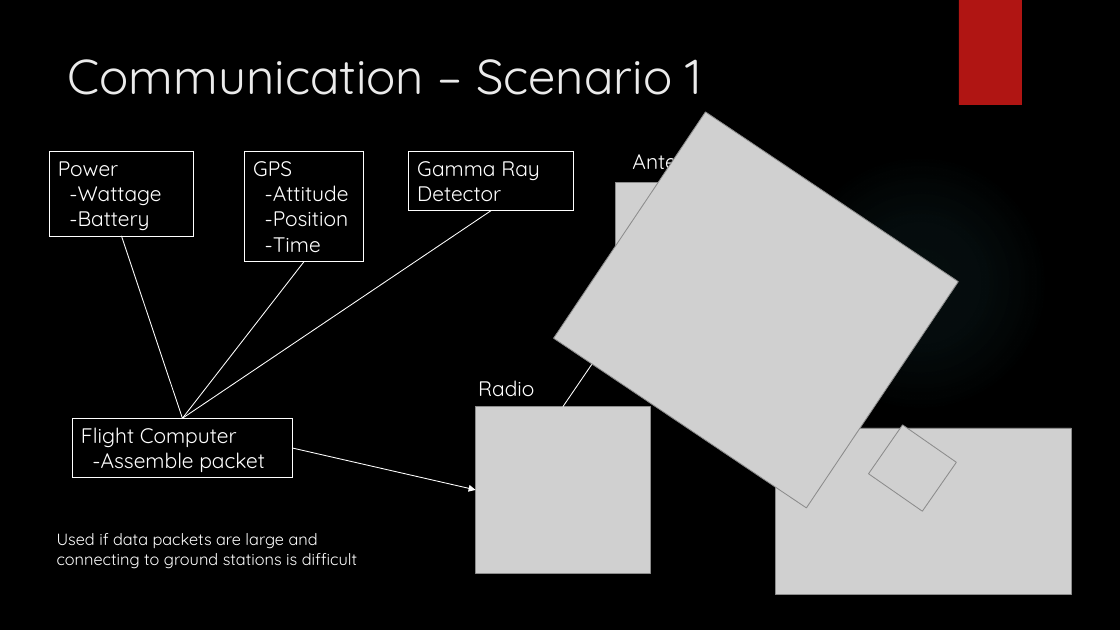
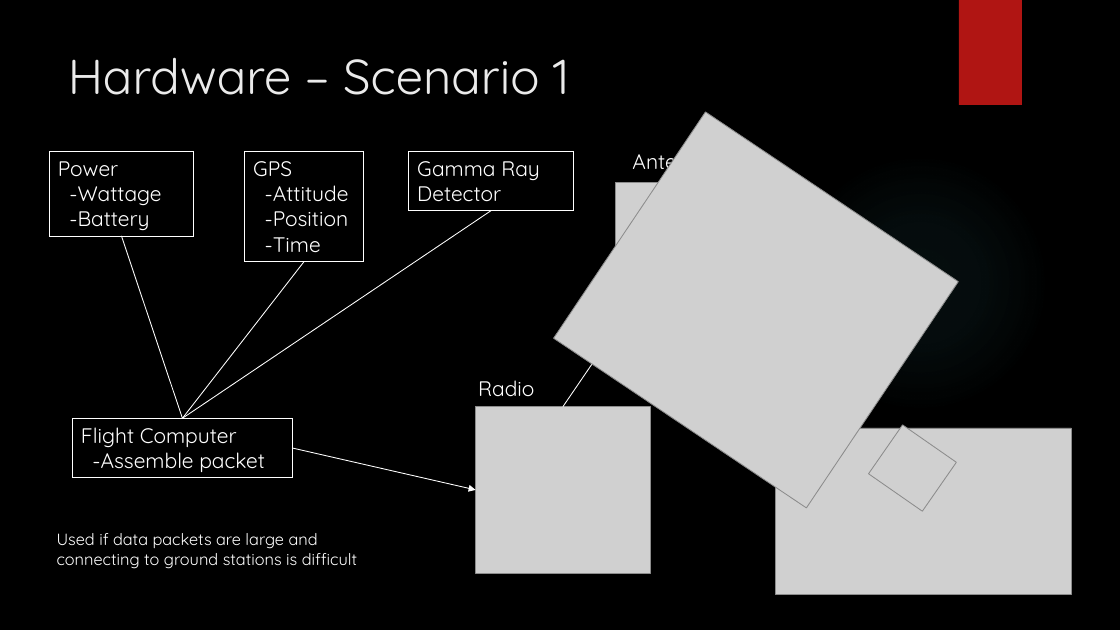
Before and after one commit to HASP-UMN/CubeSat, a slide deck: slide 19 of Presentations/PDR_Presentation.pptx. Drawn at 1120x630 pixels with LibreOffice and Linux fonts; fonts in the diff are those of the drawing; grey boxes stand for pictures; background and template pictures are left out. Boxes give left, top, right and bottom in pixels: in the first picture for what was removed or moved away, otherwise in the second. Text is boxed around its words. In the diff, an @@ line names an element or a change of style, - is before the commit and + after.

```diff
--- a/Presentations/PDR_Presentation.pptx
+++ b/Presentations/PDR_Presentation.pptx
@@ title at bbox=[68, 57, 569, 95]: text changed @@
-Communication – Scenario 1
+Hardware – Scenario 1
```
Also in this commit, not shown: 2 other slides changed, 3 slides added, 2 slides removed.
